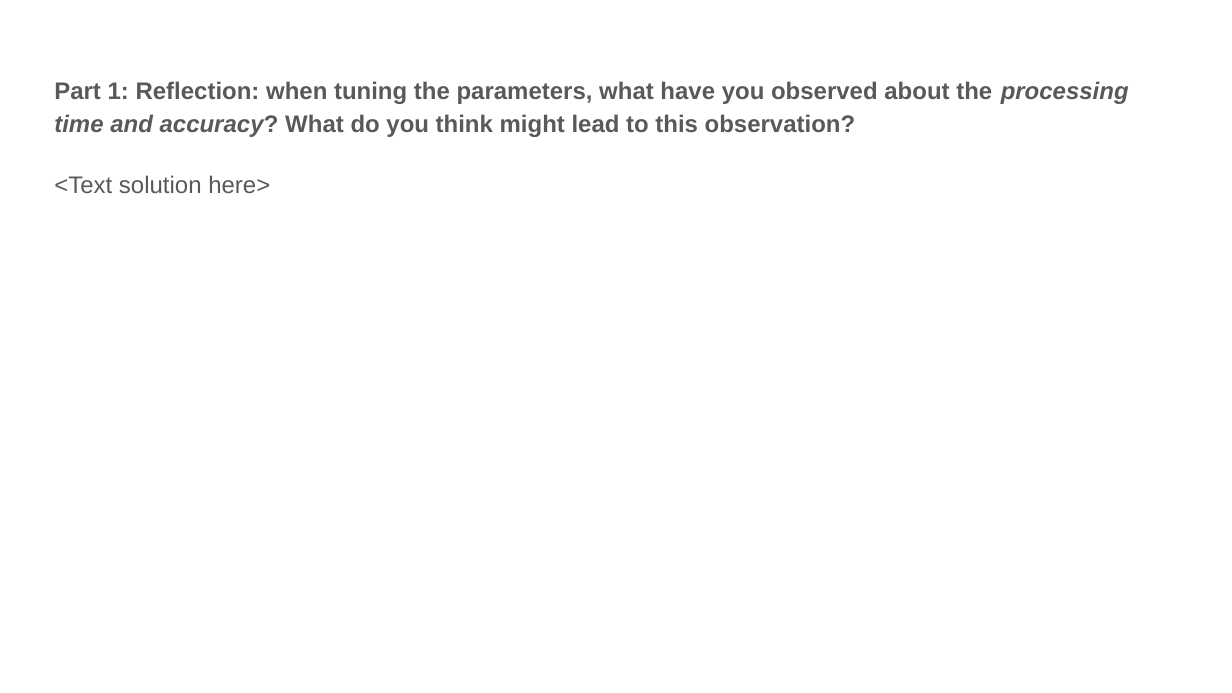
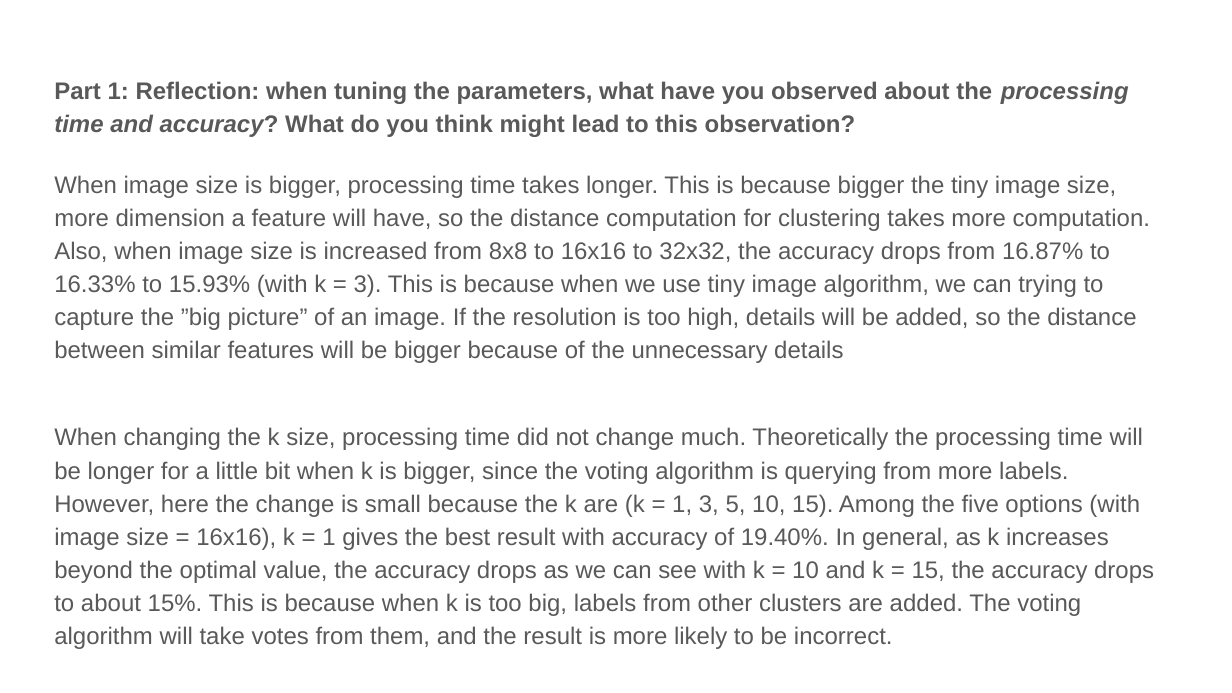
Before and after one commit to jielyugt/scene_recognition, a slide deck: slide 4 of proj5_template.pptx. Drawn at 1232x693 pixels with LibreOffice and Linux fonts; fonts in the diff are those of the drawing. Boxes give left, top, right and bottom in pixels: in the first picture for what was removed or moved away, otherwise in the second. Text is boxed around its words. In the diff, an @@ line names an element or a change of style, - is before the commit and + after.

```diff
--- a/proj5_template.pptx
+++ b/proj5_template.pptx
@@ text at [54, 175, 1154, 649]: text changed @@
-<Text solution here>
+When image size is bigger, processing time takes longer. This is because bigger the tiny image size, more dimension a feature will have, so the distance computation for clustering takes more computation. Also, when image size is increased from 8x8 to 16x16 to 32x32, the accuracy drops from 16.87% to 16.33% to 15.93% (with k = 3). This is because when we use tiny image algorithm, we can trying to capture the ”big picture” of an image. If the resolution is too high, details will be added, so the distance between similar features will be bigger because of the unnecessary details
+When changing the k size, processing time did not change much. Theoretically the processing time will be longer for a little bit when k is bigger, since the voting algorithm is querying from more labels. However, here the change is small because the k are (k = 1, 3, 5, 10, 15). Among the five options (with image size = 16x16), k = 1 gives the best result with accuracy of 19.40%. In general, as k increases beyond the optimal value, the accuracy drops as we can see with k = 10 and k = 15, the accuracy drops to about 15%. This is because when k is too big, labels from other clusters are added. The voting algorithm will take votes from them, and the result is more likely to be incorrect.
```
Also in this commit, not shown: 5 other slides changed, 1 other file.
